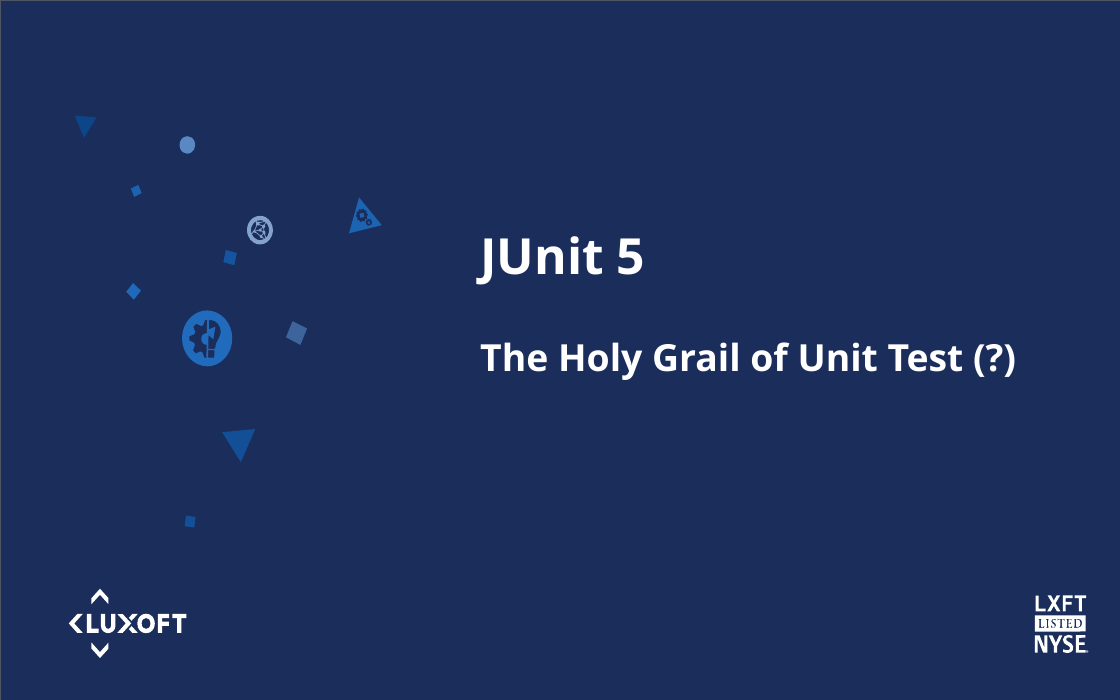
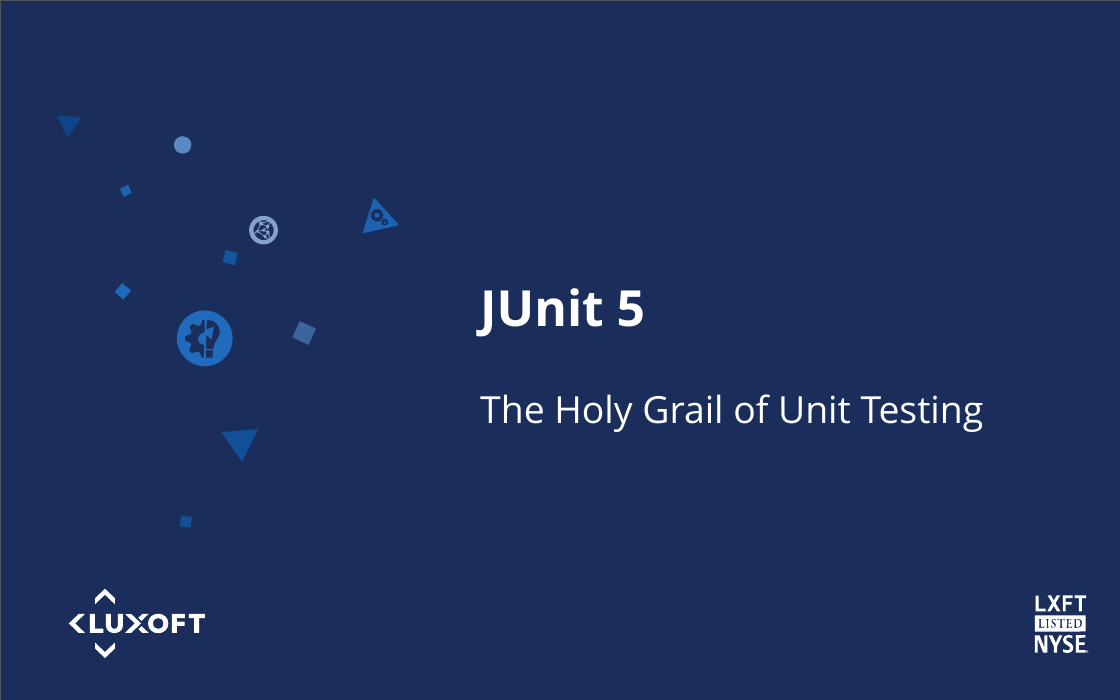
Before and after one commit to Koziolek/junit5-holy-grail-of-units-tests, a slide deck: slide 1 of junit5-luxoft-logeek-version.pptx. Drawn at 1120x700 pixels with LibreOffice and Linux fonts; fonts in the diff are those of the drawing. Boxes give left, top, right and bottom in pixels: in the first picture for what was removed or moved away, otherwise in the second. Text is boxed around its words. In the diff, an @@ line names an element or a change of style, - is before the commit and + after.

```diff
--- a/junit5-luxoft-logeek-version.pptx
+++ b/junit5-luxoft-logeek-version.pptx
@@ freeform shape: place and size @@
-freeform shape at (75,115,97,138)
+freeform shape at (57,115,82,138)
@@ freeform shape: place and size @@
-freeform shape at (178,137,195,155)
+freeform shape at (172,137,192,155)
@@ freeform shape: place and size @@
-freeform shape at (131,185,141,196)
+freeform shape at (120,185,131,196)
@@ freeform shape: place and size @@
-freeform shape at (131,185,141,196)
+freeform shape at (120,185,131,196)
@@ freeform shape: place and size @@
-freeform shape at (349,197,382,233)
+freeform shape at (363,197,400,233)
@@ 4 freeform shapes: place and size @@
-4 freeform shapes at (360,213,370,225)
+4 freeform shapes at (374,213,385,225)
@@ freeform shape: place and size @@
-freeform shape at (127,283,141,300)
+freeform shape at (114,283,131,300)
@@ title at (480,288,984,432): text changed; bold off @@
-  JUnit 5
-  The Holy Grail of Unit Test (?)
+  JUnit 5
+  The Holy Grail of Unit Testing
@@ freeform shape: place and size @@
-freeform shape at (180,310,235,366)
+freeform shape at (175,310,235,366)
@@ freeform shape: place and size @@
-freeform shape at (222,429,255,463)
+freeform shape at (222,429,259,463)
@@ freeform shape: place and size @@
-freeform shape at (185,515,196,528)
+freeform shape at (180,515,193,528)
@@ freeform shape at (68,614,84,633): outline redrawn @@
@@ 3 freeform shapes: place and size @@
-3 freeform shapes at (129,614,156,633)
+3 freeform shapes at (139,614,168,633)
@@ freeform shape at (172,614,186,633): outline redrawn @@
@@ freeform shape: place and size @@
-freeform shape at (158,614,169,633)
+freeform shape at (189,614,205,633)
@@ 7 freeform shapes: place and size @@
-7 freeform shapes at (87,216,307,659)
+7 freeform shapes at (90,216,316,659)
```
Also in this commit, not shown: 8 other slides changed, 4 slides added, 2 slides removed, 2 other files.
